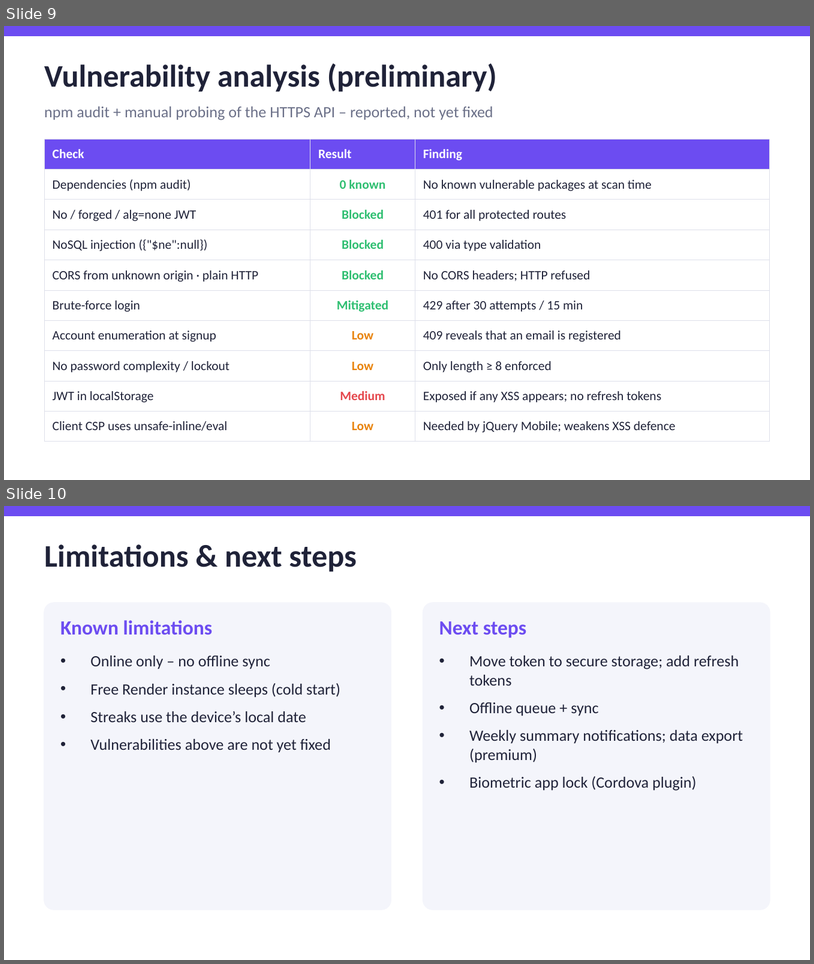
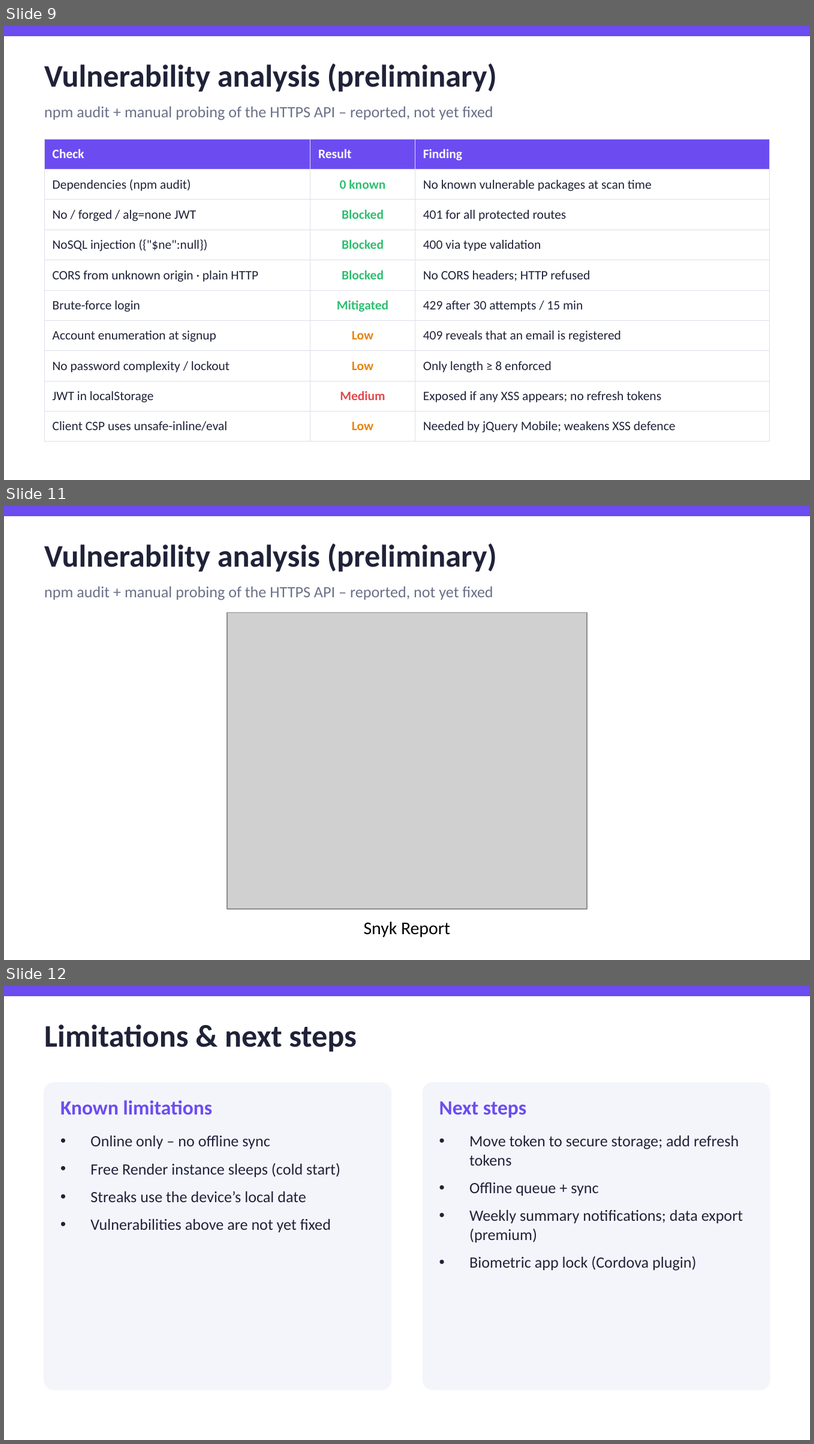
Before and after one commit to dasunpriyankara/moodstreak, a slide deck: presentation/MoodStreak.pptx. Shown one above the other, each under a label of ours: slides 9 and 10 before the commit, slides 9, 11 and 12 after it; the slides between them are not shown. The pictures are 814x964 and 814x1444 pixels, drawn with LibreOffice and Linux fonts; fonts in the diff are those of the drawing; grey boxes stand for pictures. Boxes give left, top, right and bottom in pixels: in the first picture for what was removed or moved away, otherwise in the second. Text is boxed around its words. In the diff, an @@ line names an element or a change of style, - is before the commit and + after.

Commit message:
Added npm audit report

```diff
--- a/presentation/MoodStreak.pptx
+++ b/presentation/MoodStreak.pptx
@@ slide 11 added at [4, 506, 810, 960], background #FFFFFF @@
@@ rectangle added at [4, 506, 810, 516], fill #6C4CF1, outline #6C4CF1 1 pt @@
@@ text added at [44, 543, 497, 572], 28 pt, text #1F2238, bold @@
+Vulnerability analysis (preliminary)
@@ text added at [44, 586, 493, 600], 14 pt, text #6B7088 @@
+npm audit + manual probing of the HTTPS API – reported, not yet fixed
@@ picture added at [227, 612, 588, 909] @@
@@ text added at [364, 921, 450, 937], 16 pt, text #000000 @@
+Snyk Report
@@ what was slide 10 is now slide 12 @@
```
Also in this commit, not shown: 1 other slide added, 2 other files.
